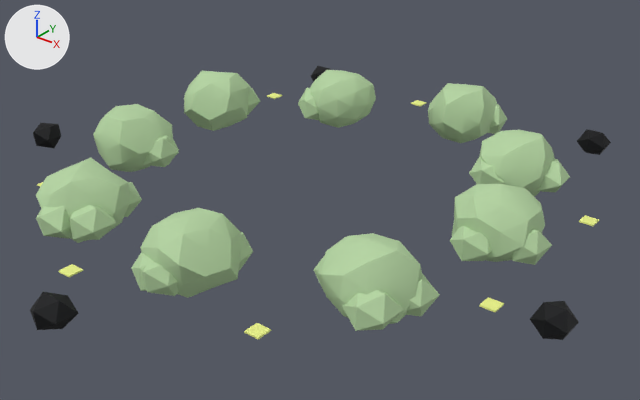
Before and after pictures for a commit that changed the glTF model godot/assets/models/tt_food_tree_moss.glb.
The view is the same before and after, from a 50 mm camera at (3.63, -4.28, 2.79) aimed at (0.2, 0.01, 0.13). Every picture has the same lights, and +X, +Y and +Z are marked at upper left. The first picture is the older version. Vertices at exactly the same position are counted once.

Objects in the first picture: 'Edge_Inlay', 'Moss_Ring', 'River_Stones'.
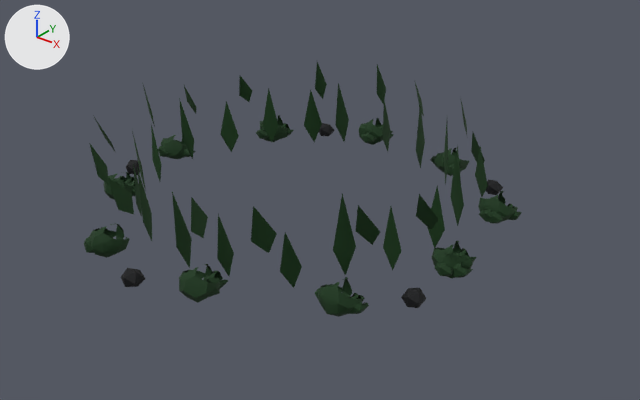
Pixel boxes [x1, y1, x2, y2] of what changed, in the pictures (640 x 400 px; the box of a moved part takes in the faces that stretch with it):
'Moss_Ring', deleted (green): before [36, 70, 570, 331]
'Moss_Leaves', added: after [89, 62, 488, 288]
'Moss_Mound', added: after [84, 115, 522, 317]
'River_Stones', reshaped (34% narrower, 32% shorter): before [30, 66, 611, 340]; after [121, 123, 503, 308]
'Edge_Inlay', deleted: before [37, 93, 599, 339]
part 1 of me_river_stones, moved or reshaped: before [33, 123, 61, 148]; after [126, 160, 142, 175]
part 2 of me_river_stones, moved or reshaped: before [311, 66, 331, 81]; after [319, 123, 334, 136]
part 3 of me_river_stones, moved or reshaped: before [30, 292, 78, 330]; after [121, 268, 146, 287]
part 4 of me_river_stones, moved or reshaped: before [577, 129, 611, 155]; after [486, 180, 503, 195]
part 5 of me_river_stones, moved or reshaped: before [530, 301, 579, 340]; after [401, 288, 426, 308]

What changed in the scene script:
```text
Add img_image_2:
    img_image_2 = load_image('Image_2', '_unpacked/Image_2', 64, 64, 'sRGB')
Add img_image_1:
    img_image_1 = load_image('Image_1', '_unpacked/Image_1', 64, 64, 'sRGB')
Add mat_tt_mossmid:
    mat_tt_mossmid = bpy.data.materials.new('TT_MossMid')
    # colours: green #7cad76
    # uses the picture img_image_2
Add mat_tt_mossdark:
    mat_tt_mossdark = bpy.data.materials.new('TT_MossDark')
    # colours: green #699a70
    # uses the picture img_image_1
Change me_river_stones:
    used by ob_river_stones; location = (0.0, 0.0, 0.0)
    remove me_river_stones.from_pydata(...)  # 60 vertices, 100 faces; spans x -2.25..2.25, y -2.16..2.16, z 0.09..0.28
    add me_river_stones.from_pydata(...)  # 60 vertices, 100 faces; spans x -1.42..1.39, y -1.48..1.28, z 0.0..0.11
    me_river_stones part 1: the loose piece of 12 vertices spanning x -2.25..-2.03, y -0.64..-0.4, z 0.09..0.28 is scaled about its middle by 0.571, then moved by (0.78, 0.2, -0.13)
    me_river_stones part 2: the loose piece of 12 vertices spanning x -1.47..-1.25, y 1.89..2.11, z 0.1..0.28 is scaled about its middle by 0.571, then moved by (0.65, -0.78, -0.14)
    me_river_stones part 3: the loose piece of 12 vertices spanning x -0.09..0.14, y -2.16..-1.94, z 0.09..0.28 is scaled about its middle by 0.571, then moved by (-0.12, 0.64, -0.13)
    me_river_stones part 4: the loose piece of 12 vertices spanning x 1.17..1.4, y 1.94..2.16, z 0.09..0.28 is scaled about its middle by 0.571, then moved by (-0.33, -0.97, -0.13)
    me_river_stones part 5: the loose piece of 12 vertices spanning x 2.03..2.25, y -0.56..-0.34, z 0.09..0.28 is scaled about its middle by 0.571, then moved by (-0.81, -0.09, -0.13)
Add me_moss_leaves:
    me_moss_leaves.from_pydata(...)  # 216 vertices, 288 faces; spans x -1.28..1.35, y -1.4..1.31, z 0.02..0.76
    me_moss_leaves.materials.append(mat_tt_mossmid)
Add me_moss_mound:
    me_moss_mound.from_pydata(...)  # 780 vertices, 1400 faces; spans x -1.47..1.47, y -1.4..1.48, z 0.0..0.23
    me_moss_mound.materials.append(mat_tt_mossdark)
Remove ob_edge_inlay:
    ob_edge_inlay = bpy.data.objects.new('Edge_Inlay', me_edge_inlay)
    ob_edge_inlay.location = (0.0, 0.0, 0.0)
Remove ob_moss_ring:
    ob_moss_ring = bpy.data.objects.new('Moss_Ring', me_moss_ring)
    ob_moss_ring.location = (0.0, 0.0, 0.0)
Add ob_moss_leaves:
    ob_moss_leaves = bpy.data.objects.new('Moss_Leaves', me_moss_leaves)
    ob_moss_leaves.location = (0.0, 0.0, 0.0)
Add ob_moss_mound:
    ob_moss_mound = bpy.data.objects.new('Moss_Mound', me_moss_mound)
    ob_moss_mound.location = (0.0, 0.0, 0.0)
```
